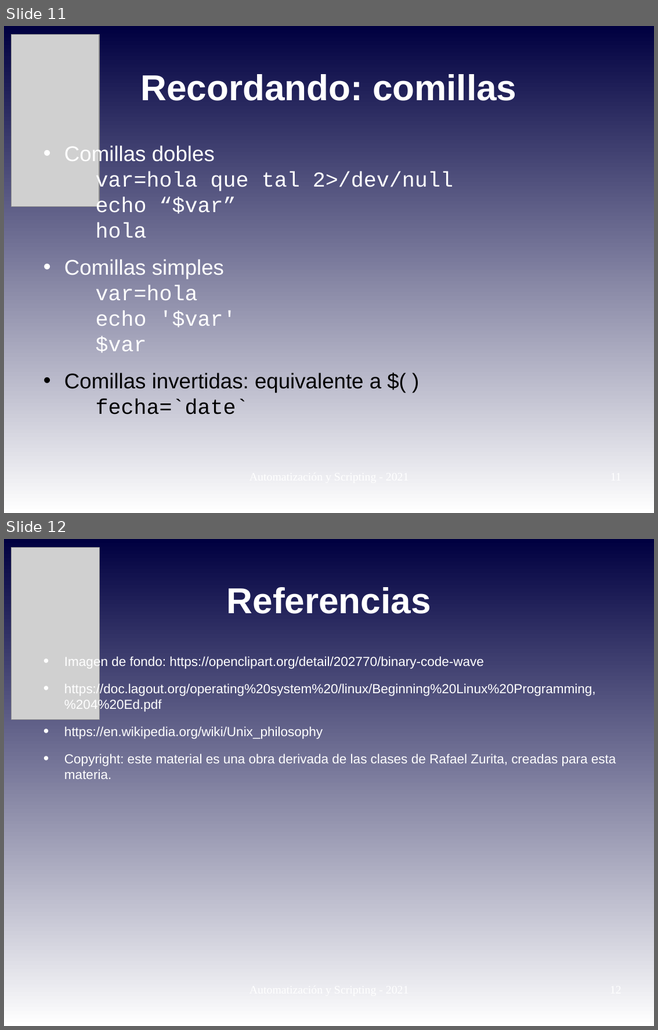
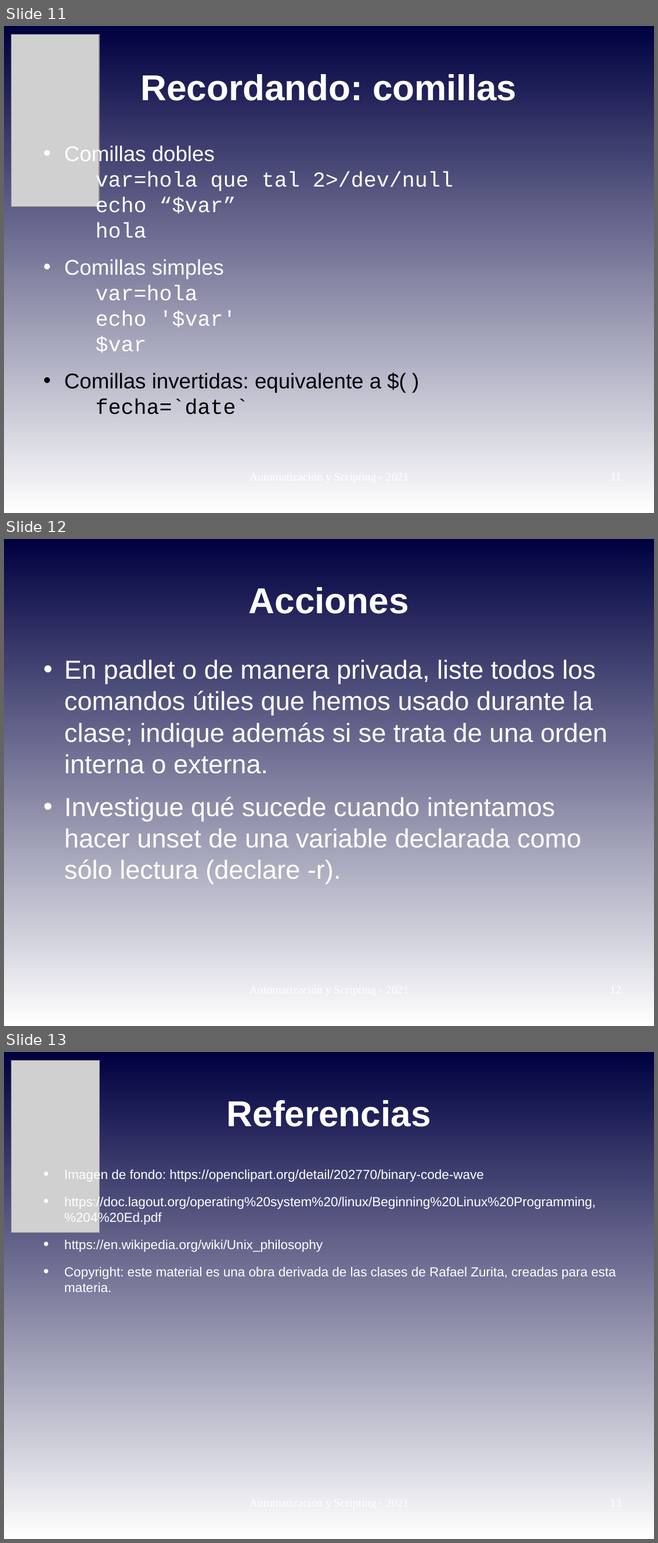
Before and after one commit to niniadcobre/-AutoyScripting, a slide deck: clases/AYS_clase03.odp. Shown one above the other, each under a label of ours: slides 11 and 12 before the commit, slides 11, 12 and 13 after it. The pictures are 658x1030 and 658x1543 pixels, drawn with LibreOffice and Linux fonts; fonts in the diff are those of the drawing; grey boxes stand for pictures. Boxes give left, top, right and bottom in pixels: in the first picture for what was removed or moved away, otherwise in the second. Text is boxed around its words. In the diff, an @@ line names an element or a change of style, - is before the commit and + after.

Commit message:
clases

```diff
--- a/clases/AYS_clase03.odp
+++ b/clases/AYS_clase03.odp
@@ slide 12 added at (x1=4, y1=539, x2=654, y2=1026), background gradient #000040 to #FFFFFF @@
@@ title added at (x1=249, y1=587, x2=409, y2=614), 44 pt, text #FFFFFF, bold @@
+Acciones
@@ text added at (x1=64, y1=660, x2=607, y2=884), 32 pt, text #FFFFFF @@
+• En padlet o de manera privada, liste todos los comandos útiles que hemos usado durante la clase; indique además si se trata de una orden interna o externa.
+• Investigue qué sucede cuando intentamos hacer unset de una variable declarada como sólo lectura (declare -r).
@@ what was slide 12 is now slide 13 @@
```
Also in this commit, not shown: 1 slide changed, 1 other file.
